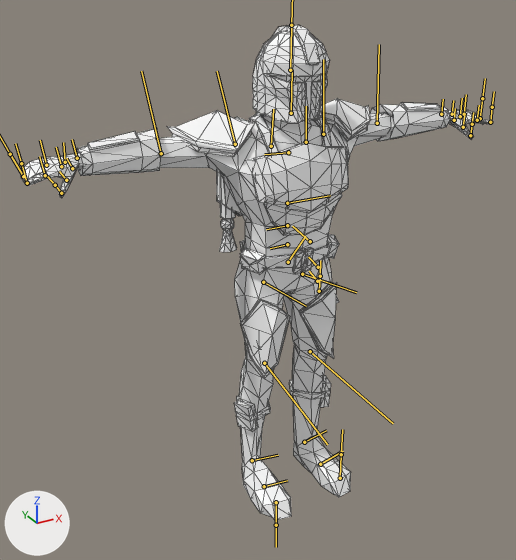
The FBX model Diamond Engine/Project Folder/Assets/Models/Mando/DinDjarinIdle.fbx as it was, and as the next commit left it.
Camera for both pictures: a 50 mm lens placed at (-0.01299, -0.02136, 0.02018), pointed at (-0.00121, 0.00006, 0.00947). The axes (+X, +Y, +Z) are drawn at lower left. The lights are the same throughout. The bones that bend it are drawn over the model as lines. Mesh edges are drawn as thin lines.

Objects in the first picture: 'DinDjarin'.
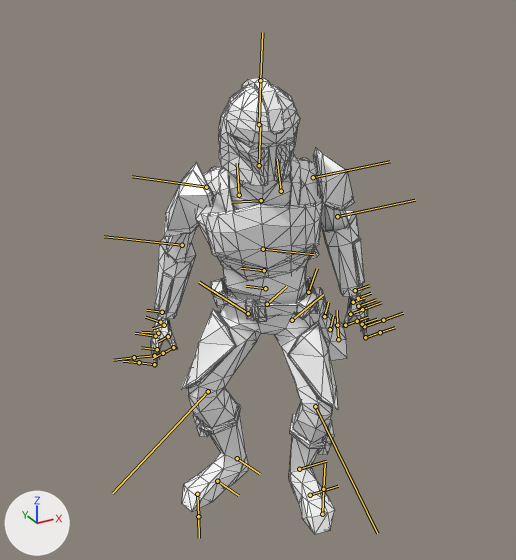
The newer file adds an action. The first version stands in its rest pose; the second is drawn at frame 1 of the action 'Armature|Armature|DinDjarin_Idle|BaseLayer'.

What differs and where, as boxes (x1, y1, x2, y2) in the pictures (516 x 560 px):
'DinDjarin', posed (54% narrower, 8% shorter)
    before: (21, 25, 492, 521)
    after: (151, 78, 369, 534)
bone 'Hips', root to tip
    before: (288, 262) to (305, 236)
    after: (267, 304) to (286, 286)
bone 'LeftLeg', root to tip
    before: (302, 274) to (356, 292)
    after: (292, 320) to (323, 294)
bone 'LeftKnee', root to tip
    before: (310, 351) to (393, 423)
    after: (315, 406) to (377, 533)
bone 'LeftFeet', root to tip
    before: (304, 442) to (326, 430)
    after: (299, 469) to (326, 461)
bone 'Spine1', root to tip
    before: (287, 244) to (270, 248)
    after: (265, 288) to (246, 286)
bone 'Spine4', root to tip
    before: (288, 152) to (264, 154)
    after: (261, 200) to (232, 202)
bone 'Neck', root to tip
    before: (291, 113) to (292, 70)
    after: (259, 165) to (260, 124)
bone 'LeftArm', root to tip
    before: (323, 134) to (323, 59)
    after: (313, 177) to (390, 161)
bone 'LeftForearm', root to tip
    before: (377, 123) to (379, 44)
    after: (337, 216) to (415, 200)
bone 'LeftHand', root to tip
    before: (441, 114) to (443, 99)
    after: (355, 290) to (369, 285)
bone 'L_RingFinger', root to tip
    before: (452, 114) to (453, 100)
    after: (358, 298) to (371, 293)
bone 'L_IndexFinger', root to tip
    before: (460, 116) to (462, 98)
    after: (358, 306) to (376, 299)
bone 'L_ThumbFinger', root to tip
    before: (454, 120) to (455, 108)
    after: (353, 302) to (364, 298)
bone 'RightArm', root to tip
    before: (235, 144) to (217, 71)
    after: (206, 187) to (132, 176)
bone 'RightHand', root to tip
    before: (77, 158) to (72, 139)
    after: (162, 312) to (146, 310)
bone 'RightLeg', root to tip
    before: (263, 282) to (306, 306)
    after: (248, 313) to (199, 282)
bone 'RightKnee', root to tip
    before: (264, 363) to (327, 444)
    after: (208, 391) to (112, 493)
bone 'RightFeet', root to tip
    before: (252, 460) to (278, 455)
    after: (237, 458) to (260, 474)
bone 'BagInit', root to tip
    before: (318, 267) to (308, 257)
    after: (324, 316) to (328, 302)

The change in detail:
Bone 'Hips' (bone_hips) moves from (0.0, 0.0, 0.0) to (-0.012, -0.174, 0.057).
Bone 'Hips' (bone_hips) turns from (0, 0, 0) to (39, -28, -7) degrees about its own x, y and z.
Bone 'LeftLeg' (bone_leftleg) turns from (0, 0, 0) to (-30, 21, 34) degrees about its own x, y and z.
Bone 'LeftKnee' (bone_leftknee) turns from (0, 0, 0) to (0, 4, -50) degrees about its own x, y and z.
Bone 'LeftFeet' (bone_leftfeet) turns from (0, 0, 0) to (4, -19, -1) degrees about its own x, y and z.
Bone 'Spine1' (bone_spine1) turns from (0, 0, 0) to (0, 1, 0) degrees about its own x, y and z.
Bone 'Spine4' (bone_spine4) turns from (0, 0, 0) to (18, -10, 0) degrees about its own x, y and z.
Bone 'Neck' (bone_neck) turns from (0, 0, 0) to (-5, 21, -9) degrees about its own x, y and z.
Bone 'LeftArm' (bone_leftarm) turns from (0, 0, 0) to (13, 14, -74) degrees about its own x, y and z.
Bone 'LeftForearm' (bone_leftforearm) turns from (0, 0, 0) to (0, -35, 1) degrees about its own x, y and z.
Bone 'LeftHand' (bone_lefthand) turns from (0, 0, 0) to (-12, 22, 6) degrees about its own x, y and z.
Bone 'L_RingFinger' (bone_l_ringfinger) moves from (0.0, 0.0, 0.0) to (-0.012, 0.0, -0.004).
Bone 'L_IndexFinger' (bone_l_indexfinger) moves from (0.0, 0.0, 0.0) to (-0.012, 0.0, 0.001).
Bone 'L_ThumbFinger' (bone_l_thumbfinger) moves from (0.0, 0.0, 0.0) to (-0.011, 0.0, 0.005).
Bone 'RightArm' (bone_rightarm) turns from (0, 0, 0) to (-37, -24, -58) degrees about its own x, y and z.
Bone 'RightHand' (bone_righthand) turns from (0, 0, 0) to (50, 7, 19) degrees about its own x, y and z.
Bone 'RightLeg' (bone_rightleg) turns from (0, 0, 0) to (18, -12, 39) degrees about its own x, y and z.
Bone 'RightKnee' (bone_rightknee) turns from (0, 0, 0) to (0, -4, -51) degrees about its own x, y and z.
Bone 'RightFeet' (bone_rightfeet) turns from (0, 0, 0) to (-1, -18, -1) degrees about its own x, y and z.
Bone 'BagInit' (bone_baginit) moves from (0.0, 0.0, 0.0) to (-0.013, 0.003, 0.006).
Bone 'BagInit' (bone_baginit) turns from (0, 0, 0) to (-1, -4, 0) degrees about its own x, y and z.
